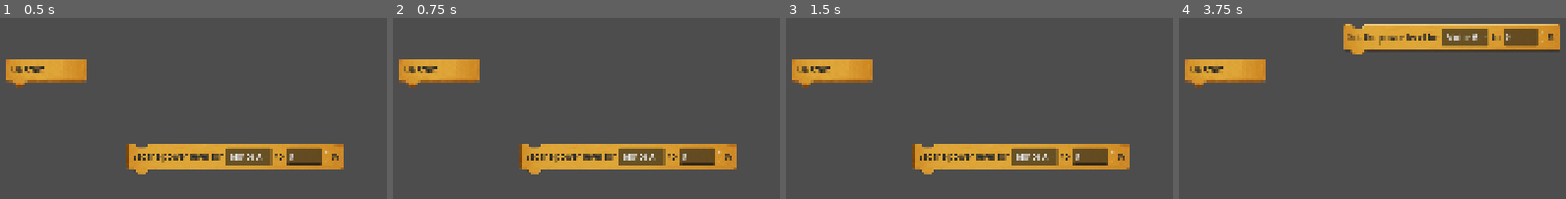
Above: before the commit, frames 1-4 (left to right).
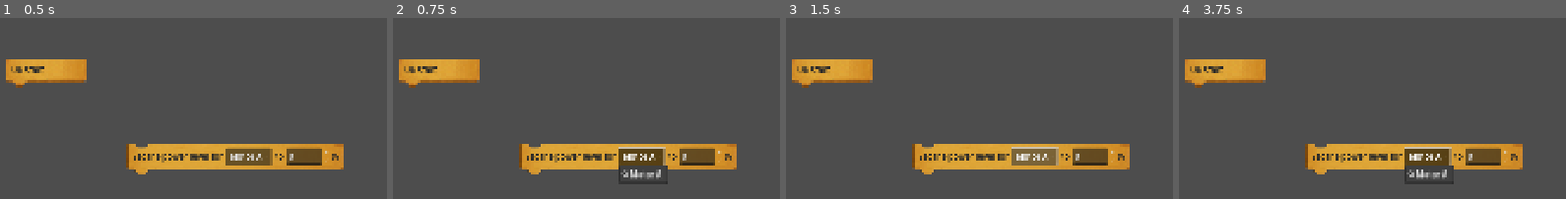
Above: after the commit, the same moments.

Repository: meerkat-io/cyberverse
Game: Godot game, scene res://code_blocks/scenes/blocks/Blocks.tscn
Two runs of this game, one before a commit and one after it. Both use one fixed random seed, a clock stepped at 60 frames per second and the inputs below. This scene is started directly instead of the project's main scene.
Inputs (mouse positions are in pixels of both pictures, inside the frame that each line leads up to):
- Up to frame 1 (0.5 s): no input
- Up to frame 2 (0.75 s): click "Motor A" at 0.5 s
- Up to frame 3 (1.5 s): click "Motor A" at 1.25 s
- Up to frame 4 (3.75 s): click "Motor A" at 2 s; tap Enter at 2.75 s; drag from (1415, 159) to (outside the picture) at 2.77 s; click "Motor A" at 3.5 s

Frame 1 is identical in both runs. In frame 2, 1.0% of the frame differs, in the area x 58-71%, y 71-92%; in frame 3, 0.2%; in frame 4, 17%, in the area x 32-99%, y 3-92%.

Commit message:
add drag drop

Diff:
--- a/code_blocks/scenes/ui/entry_block.tscn
+++ b/code_blocks/scenes/ui/entry_block.tscn
@@ -10,6 +10,7 @@
 
 [node name="VBoxContainer" type="VBoxContainer" parent="."]
 layout_mode = 2
+theme_override_constants/separation = -15
 
 [node name="MarginContainer" type="MarginContainer" parent="VBoxContainer"]
 layout_mode = 2
@@ -37,4 +38,9 @@
 
 [node name="DragDropArea" type="Control" parent="VBoxContainer/MarginContainer"]
 layout_mode = 2
+mouse_filter = 1
+mouse_default_cursor_shape = 2
 script = ExtResource("3_8hun0")
+
+[node name="SnapPoint" type="Control" parent="VBoxContainer" groups=["snap_point"]]
+layout_mode = 2
--- a/code_blocks/scenes/ui/statement_block.tscn
+++ b/code_blocks/scenes/ui/statement_block.tscn
@@ -11,6 +11,7 @@
 
 [node name="VBoxContainer" type="VBoxContainer" parent="."]
 layout_mode = 2
+theme_override_constants/separation = -15
 
 [node name="MarginContainer" type="MarginContainer" parent="VBoxContainer"]
 layout_mode = 2
@@ -38,4 +39,9 @@
 
 [node name="DragDropArea" type="Control" parent="VBoxContainer/MarginContainer"]
 layout_mode = 2
+mouse_filter = 1
+mouse_default_cursor_shape = 2
 script = ExtResource("4_jv1l6")
+
+[node name="SnapPoint" type="Control" parent="VBoxContainer" groups=["snap_point"]]
+layout_mode = 2
--- a/code_blocks/scripts/base_block.gd
+++ b/code_blocks/scripts/base_block.gd
@@ -79,3 +79,6 @@
 	if p_value.to_lower() == "true": return true
 	if p_value.to_lower() == "false": return false
 	return p_value
+
+func get_content() -> BlockContent:
+	return _content
--- a/code_blocks/scripts/drag_drop_area.gd
+++ b/code_blocks/scripts/drag_drop_area.gd
@@ -1,11 +1,13 @@
 extends Control
 
 const MINIMUM_DRAG_THRESHOLD = 25
+const SNAP_DISTANCE = 50
 
 var _is_dragging: bool = false
 var _drag_offset: Vector2
 var _root_block: Node2D
 var _drag_start_position: Vector2 = Vector2.INF
+var _snap_points: Array[Control] = []
 
 func _ready() -> void:
 	_root_block = _get_root_block()
@@ -14,15 +16,17 @@
 		push_error("DragDropArea could not find a root block (Node2D) to drag.")
 	else:
 		set_process(true)
+	mouse_filter = Control.MOUSE_FILTER_IGNORE
 
-func _gui_input(event: InputEvent) -> void:
+func _unhandled_input(event: InputEvent) -> void:
 	if not _root_block:
 		return
 
 	if event is InputEventMouseButton:
 		var button_event: InputEventMouseButton = event as InputEventMouseButton
 		if button_event.button_index == MOUSE_BUTTON_LEFT and button_event.pressed:
-			_drag_start_position = get_global_mouse_position()
+			if get_global_rect().has_point(button_event.global_position):
+				_drag_start_position = button_event.global_position
 
 func _process(_delta: float) -> void:
 	if not _root_block:
@@ -32,6 +36,7 @@
 		if _is_dragging or _drag_start_position != Vector2.INF:
 			_is_dragging = false
 			_drag_start_position = Vector2.INF
+			_snap_points.clear()
 		return
 
 	var current_mouse_pos = get_global_mouse_position()
@@ -41,9 +46,34 @@
 			_is_dragging = true
 			_drag_offset = _root_block.global_position - current_mouse_pos
 			get_viewport().set_input_as_handled()
+			_update_snap_points()
 
 	if _is_dragging:
-		_root_block.global_position = current_mouse_pos + _drag_offset
+		var target_pos = current_mouse_pos + _drag_offset
+		var closest_snap_point = _get_closest_snap_point(target_pos)
+
+		if closest_snap_point:
+			_root_block.global_position = closest_snap_point.global_position
+		else:
+			_root_block.global_position = target_pos
+
+func _update_snap_points() -> void:
+	_snap_points.clear()
+	for sp in get_tree().get_nodes_in_group("snap_point"):
+		if sp is Control and not _root_block.is_ancestor_of(sp):
+			_snap_points.append(sp)
+
+func _get_closest_snap_point(p_pos: Vector2) -> Control:
+	var closest_sp: Control = null
+	var min_dist_sq = SNAP_DISTANCE * SNAP_DISTANCE
+
+	for sp in _snap_points:
+		var dist_sq = p_pos.distance_squared_to(sp.global_position)
+		if dist_sq < min_dist_sq:
+			min_dist_sq = dist_sq
+			closest_sp = sp
+
+	return closest_sp
 
 func _get_root_block() -> Node2D:
 	return _get_block().get_parent() as Node2D
@@ -53,3 +83,6 @@
 	while parent and not parent is BaseBlock:
 		parent = parent.get_parent()
 	return parent as BaseBlock
+
+func _get_block_content() -> BlockContent:
+	return _get_block().get_content()
Not shown: 1 places in code_blocks/scenes/blocks/Blocks.tscn that only renumber resources
